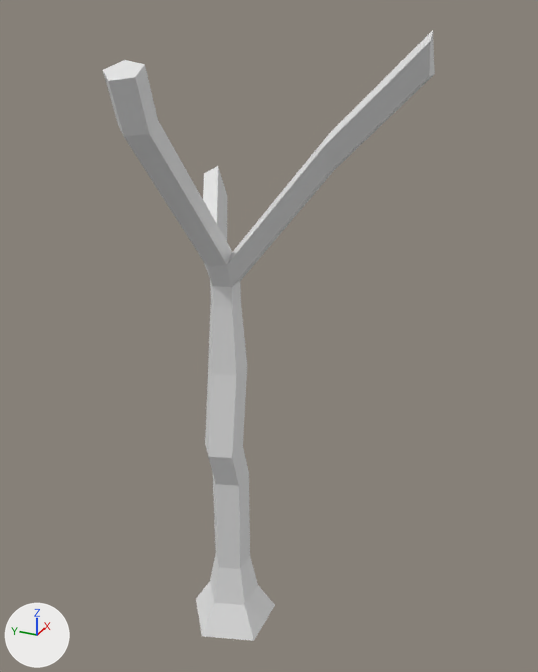
Before and after pictures for a commit that changed the FBX model Assets/Graphics/Models/Tree.fbx.
Camera for both pictures: a camera (50 mm lens) standing at (-12.3, -6.5, 12.04) and looking at (-0.12, -1.01, 5.95). Arrows for +X, +Y and +Z are at lower left; the lights stay in place. Where no turn or scale is listed for an object, it has been applied to the vertices.
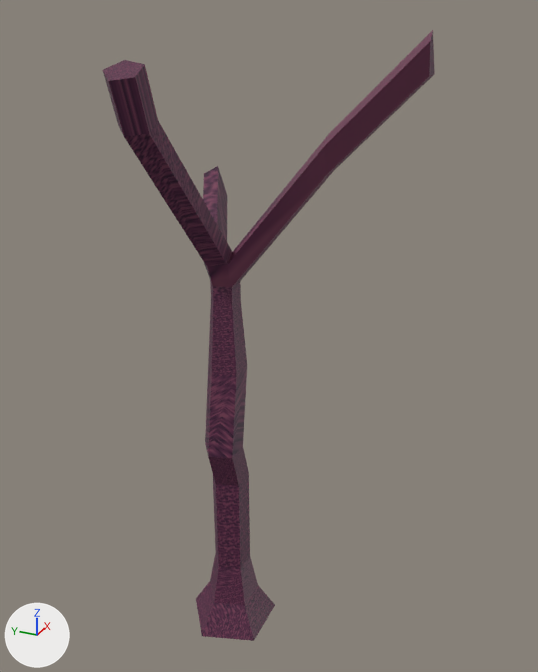
Patch to the scene script:
```diff
--- a/Assets/Graphics/Models/Tree.fbx.py
+++ b/Assets/Graphics/Models/Tree.fbx.py
@@ img_ttree_png @@
+img_ttree_png = load_image('TTree.png', '../Textures/TTree.png', 16, 16, 'sRGB')
@@ mat_texture1 @@
+mat_texture1 = principled_material('Texture1')
+mat_texture1.texture = img_ttree_png
@@ me_cylinder @@
 me_cylinder.from_pydata(...)  # 67 vertices, 64 faces; spans x -3.28..2.2, y -3.73..1.26, z -2.11..11.17
+me_cylinder.materials.append(mat_texture1)  # picture img_ttree_png
```

Pixel boxes [x1, y1, x2, y2] of what changed, in the pictures (538 x 672 px):
'Cylinder', recoloured (grey to purple)
    both: [103, 30, 435, 641]
